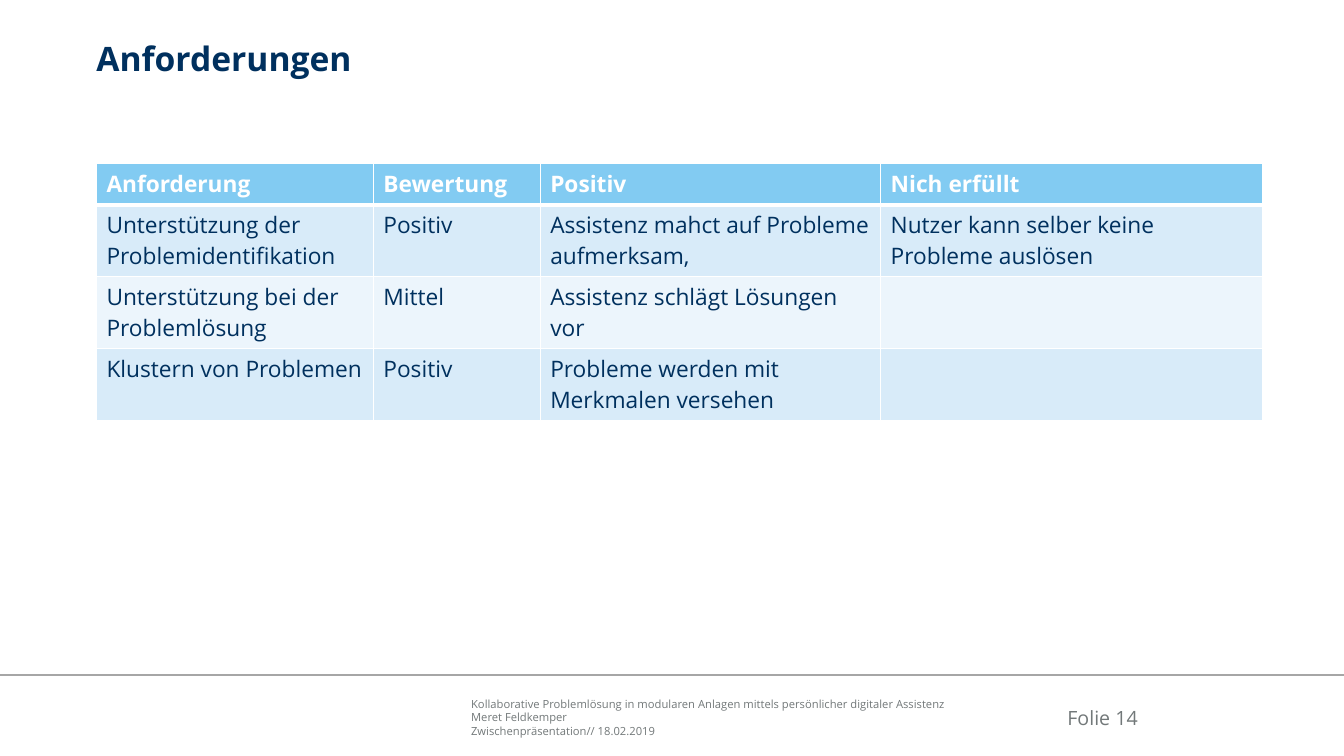
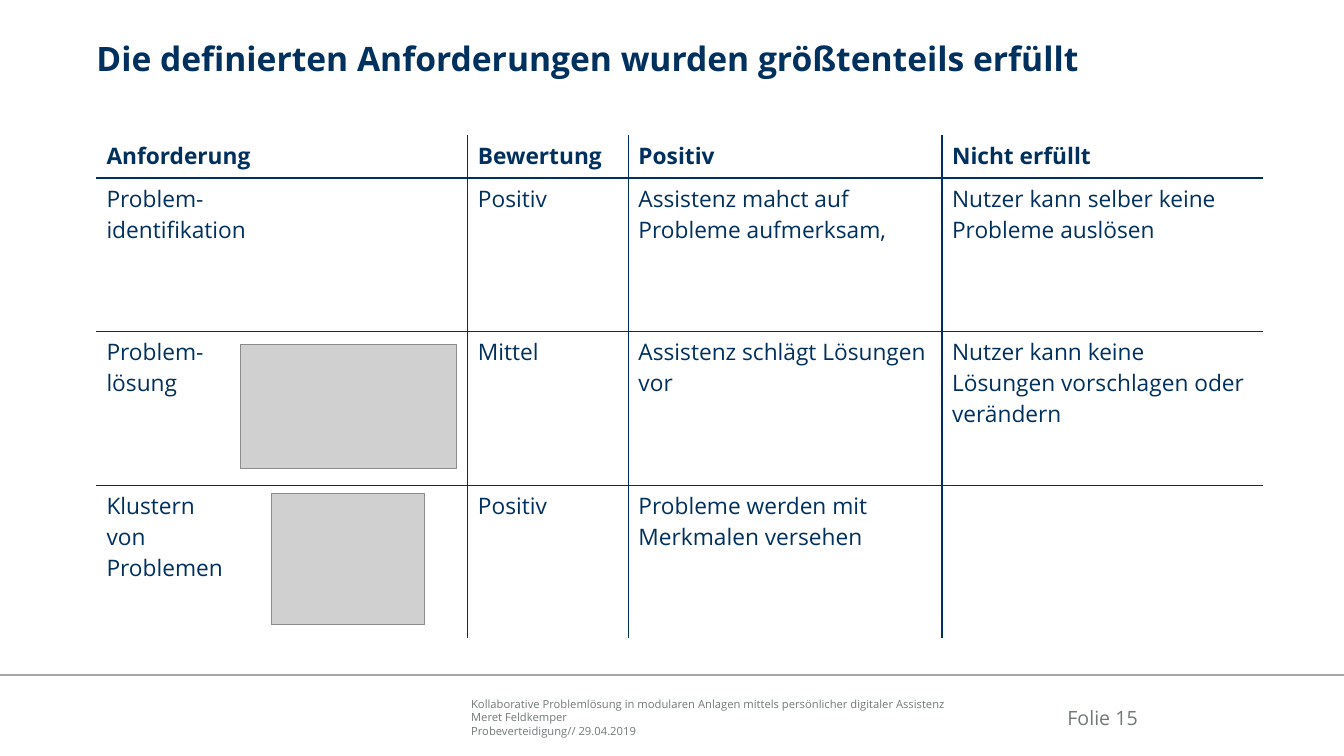
Before and after one commit to Ral3007/Diplomarbeit, a slide deck: slide 15 of Dokumente/Präsentationen/2019-04-29_DA_Feldkemper_Probeverteidigung.pptx (slide 14 before the commit). Drawn at 1344x756 pixels with LibreOffice and Linux fonts; fonts in the diff are those of the drawing; grey boxes stand for pictures; background and template pictures are left out. Boxes give left, top, right and bottom in pixels: in the first picture for what was removed or moved away, otherwise in the second. Text is boxed around its words. In the diff, an @@ line names an element or a change of style, - is before the commit and + after.

```diff
--- a/Dokumente/Präsentationen/2019-04-29_DA_Feldkemper_Probeverteidigung.pptx
+++ b/Dokumente/Präsentationen/2019-04-29_DA_Feldkemper_Probeverteidigung.pptx
@@ title at <box>96,45,1078,79</box>: text changed @@
-Anforderungen
+Die definierten Anforderungen wurden größtenteils erfüllt
@@ table at <box>97,136,1263,639</box> @@
-row 1, column 4: Nich erfüllt
+row 1, column 4: Nicht erfüllt
-row 2, column 1: Unterstützung der Problemidentifikation
+row 2, column 1: Problem- identifikation
-row 3, column 1: Unterstützung bei der Problemlösung
+row 3, column 1: Problem- lösung
-row 3, column 4: 
+row 3, column 4: Nutzer kann keine Lösungen vorschlagen oder verändern
@@ fill #82CBF2 to none in row 1 @@
@@ fill #D8ECFA to none in 8 cells @@
@@ fill #EDF6FC to none in row 3 @@
@@ text colour #FFFFFF to #00305E in "Anforderung", "Bewertung", "Positiv" @@
@@ borders changed @@
@@ table: place and size @@
-table at <box>97,163,1264,416</box>
+table at <box>97,136,1263,639</box>
@@ picture added at <box>241,345,457,469</box> @@
@@ picture added at <box>272,493,425,624</box> @@
@@ page number at <box>1067,710,1137,725</box>: text changed @@
-Folie 14
+Folie 15
@@ text at <box>471,726,636,738</box>: text changed @@
-Zwischenpräsentation// 18.02.2019
+Probeverteidigung// 29.04.2019
```
Also in this commit, not shown: 23 other slides changed, 9 slides added, 4 slides removed, 16 other files.
